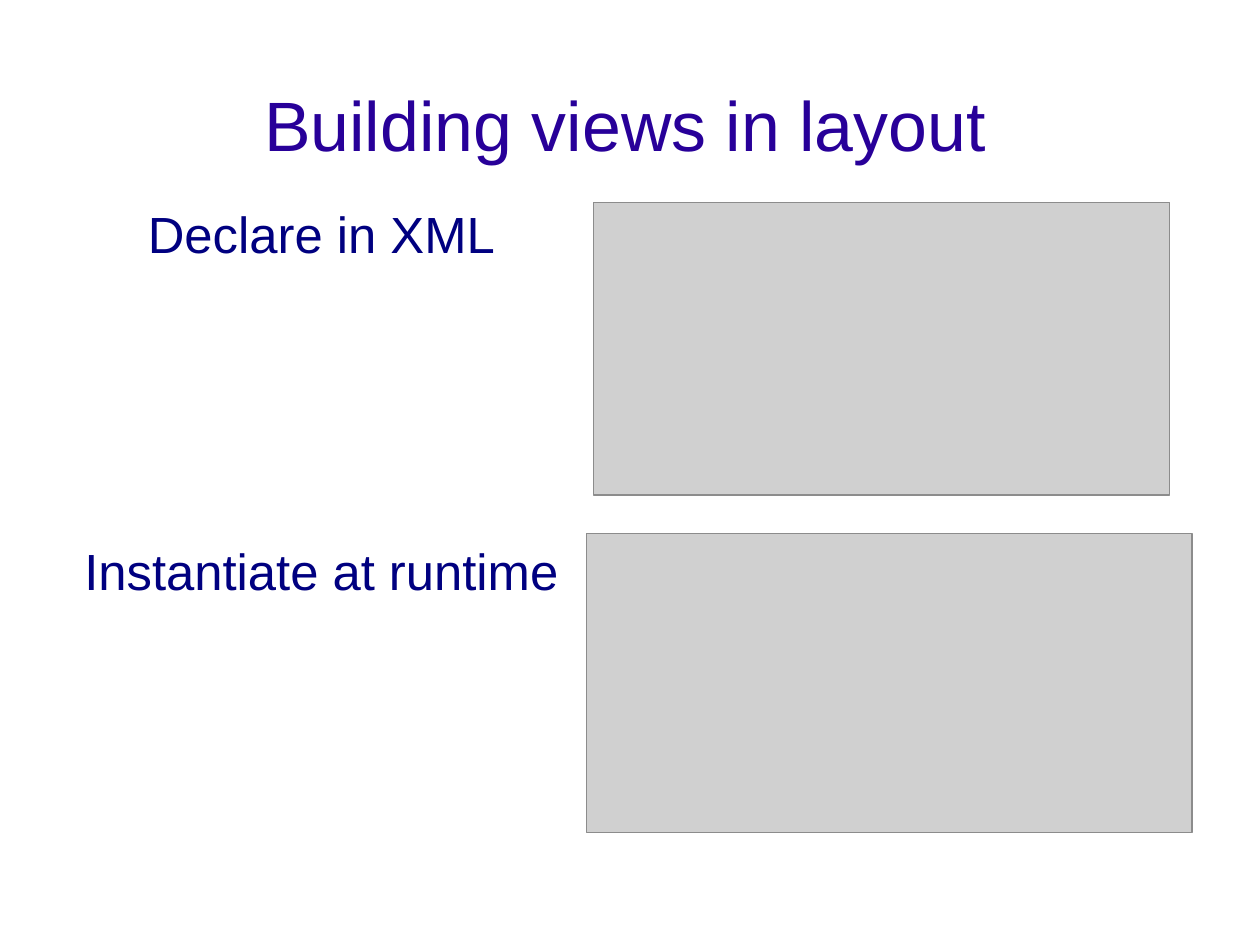
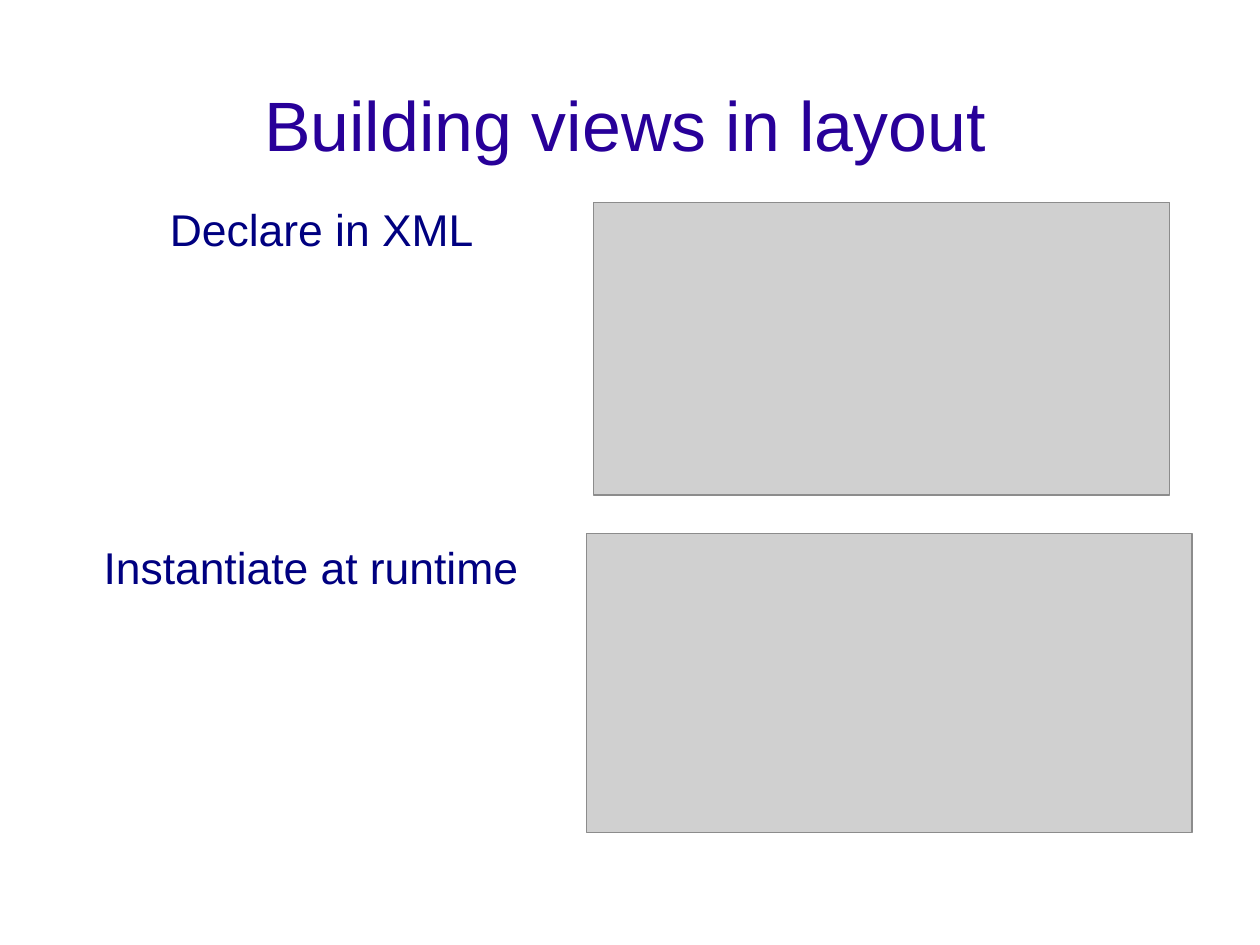
Before and after one commit to Sifis-Develop/Spoon-Knife, a slide deck: slide 10 of android_dev.odp. Drawn at 1260x945 pixels with LibreOffice and Linux fonts; fonts in the diff are those of the drawing; grey boxes stand for pictures; background and template pictures are left out. Boxes give left, top, right and bottom in pixels: in the first picture for what was removed or moved away, otherwise in the second. Text is boxed around its words. In the diff, an @@ line names an element or a change of style, - is before the commit and + after.

```diff
--- a/android_dev.odp
+++ b/android_dev.odp
@@ text "Declare in XML" at box(170, 213, 473, 247): size 32 to 28 pt @@
@@ text "Instantiate at runtime" at box(104, 551, 518, 585): size 32 to 28 pt @@
@@ text "Instantiate at runtime": place and size @@
-text "Instantiate at runtime" at box(84, 553, 558, 591)
+text "Instantiate at runtime" at box(104, 551, 518, 585)
```
Also in this commit, not shown: 4 other slides changed, 5 slides added, 1 other file.
